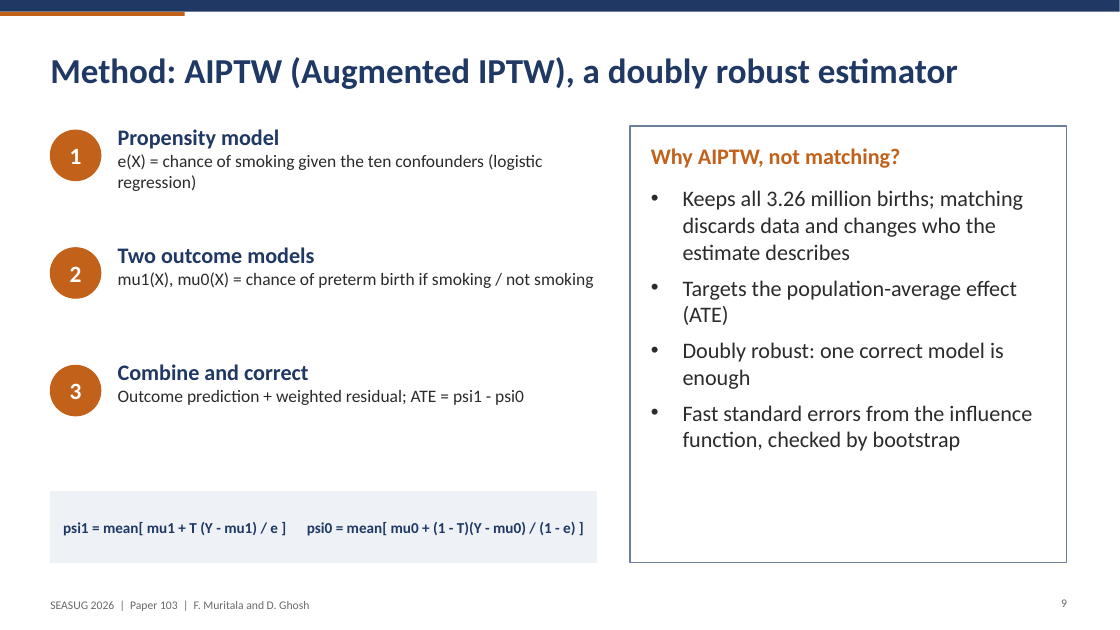
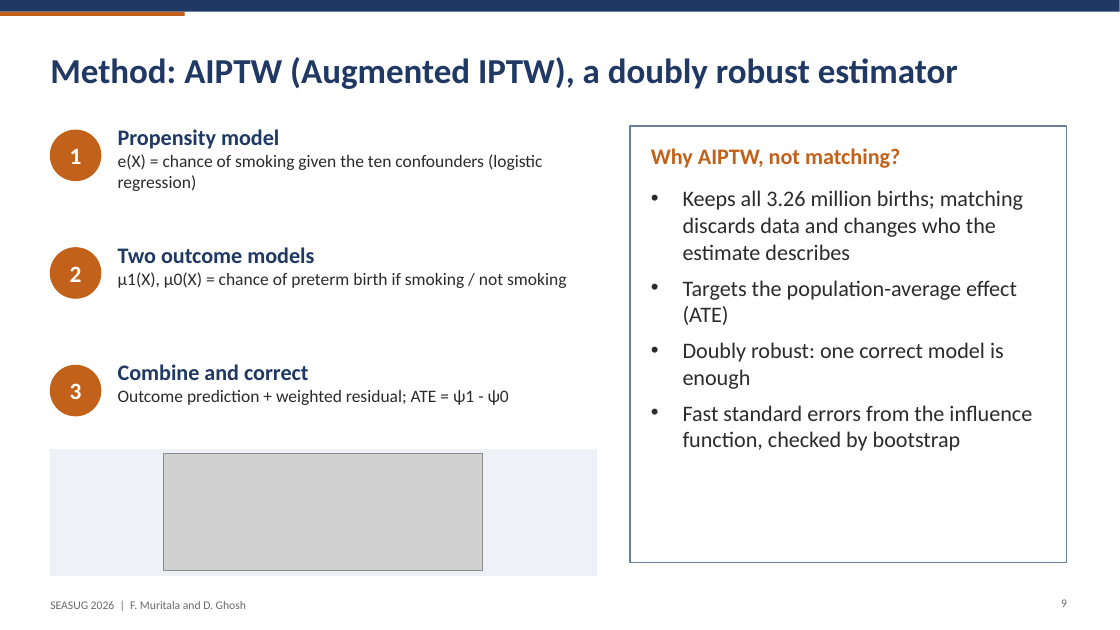
Before and after one commit to fmurital/Causal-Inference-, a slide deck: slide 9 of slides/SEASUG2026_Slides_Muritala_Ghosh.pptx. Drawn at 1120x630 pixels with LibreOffice and Linux fonts; fonts in the diff are those of the drawing; grey boxes stand for pictures. Boxes give left, top, right and bottom in pixels: in the first picture for what was removed or moved away, otherwise in the second. Text is boxed around its words. In the diff, an @@ line names an element or a change of style, - is before the commit and + after.

Commit message:
Final SEASUG 2026 materials: impersonal paper typeset in LaTeX, updated slides, README and figure fix

```diff
--- a/slides/SEASUG2026_Slides_Muritala_Ghosh.pptx
+++ b/slides/SEASUG2026_Slides_Muritala_Ghosh.pptx
@@ text at (118,272,566,288): text changed @@
-mu1(X), mu0(X) = chance of preterm birth if smoking / not smoking
+μ1(X), μ0(X) = chance of preterm birth if smoking / not smoking
@@ text at (118,390,509,405): text changed @@
-Outcome prediction + weighted residual; ATE = psi1 - psi0
+Outcome prediction + weighted residual; ATE = ψ1 - ψ0
@@ rectangle: place and size @@
-rectangle at (50,492,597,563)
+rectangle at (50,450,597,576)
@@ picture added at (164,454,483,571) @@
@@ text removed at (63,522,575,536) @@
-psi1 = mean[ mu1 + T (Y - mu1) / e ] psi0 = mean[ mu0 + (1 - T)(Y - mu0) / (1 - e) ]
@@ text at (50,601,246,609): text changed @@
-SEASUG 2026 | Paper 103 | F. Muritala and D. Ghosh
+SEASUG 2026 | F. Muritala and D. Ghosh
```
Also in this commit, not shown: 14 other slides changed, 15 other files.
